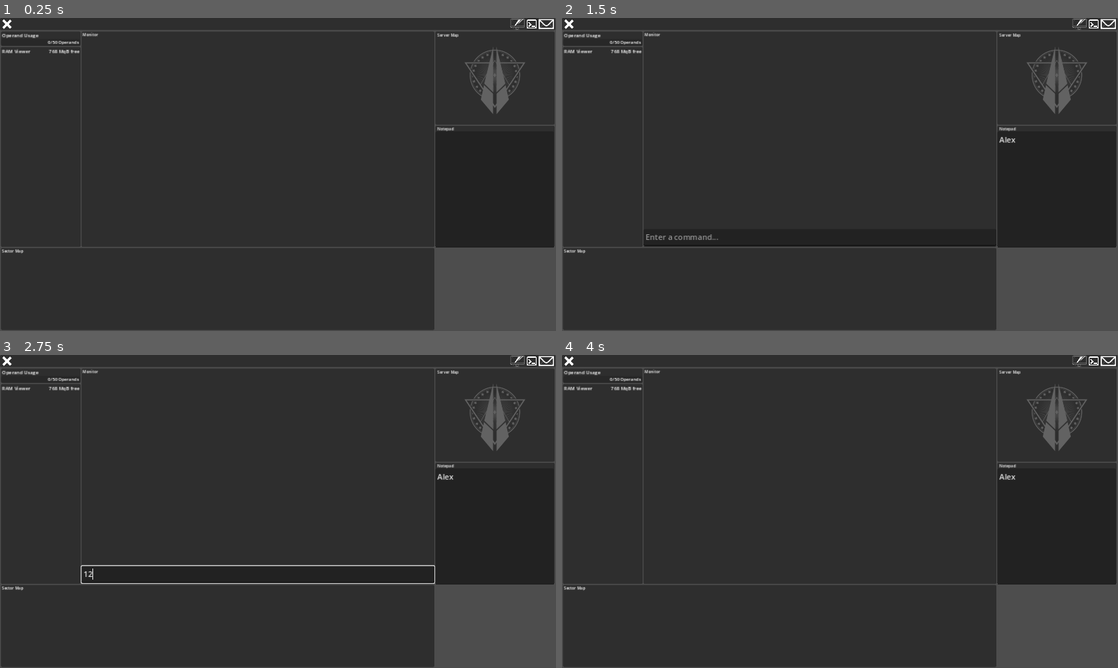
Above: before the commit, frames 1-4 (two rows, left to right).
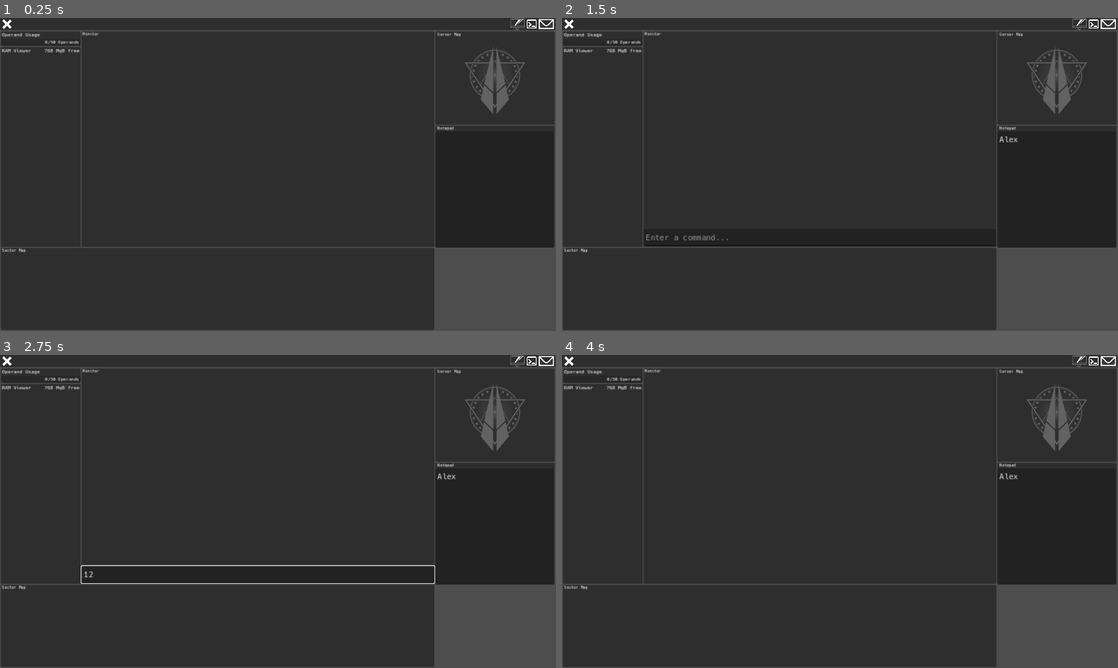
Above: after the commit, the same moments.

Repository: pivinx1/canon
Game: Godot game, scene res://scenes/game.tscn
Same seed, same stepped clock (60 frames per second), same inputs: the game is played once before the commit and once after it.
Inputs (mouse positions are in pixels of both pictures, inside the frame that each line leads up to):
- Up to frame 1 (0.25 s): no input
- Up to frame 2 (1.5 s): click (1056, 190) at 0.52 s; type "Alex" at 0.6 s; click (1095, 24) at 1.25 s
- Up to frame 3 (2.75 s): click (255, 574) at 2.02 s; type "12" at 2.1 s
- Up to frame 4 (4 s): click (1079, 361) at 2.75 s; click (1106, 361) at 3.5 s

The runs differ from the first frame. In frame 1, 0.3% of the frame differs, in the area x 0-83%, y 4-76%; in frame 2, 0.5%; in frame 3, 0.4%; in frame 4, 0.4%.

Commit message:
new font!

Diff:
--- a/prefab/connection.tscn
+++ b/prefab/connection.tscn
@@ -1,5 +1,6 @@
-[gd_scene load_steps=4 format=3 uid="uid://fumm2m33gxge"]
+[gd_scene load_steps=5 format=3 uid="uid://fumm2m33gxge"]
 
+[ext_resource type="Theme" uid="uid://yihqjdsgadyv" path="res://theme.tres" id="1_5ve1h"]
 [ext_resource type="Texture2D" uid="uid://c0se5epayojov" path="res://textures/agentIcons/placeholder.png" id="1_fec58"]
 [ext_resource type="Script" path="res://scripts/connection/connection.gd" id="1_yoqkt"]
 
@@ -15,6 +16,7 @@
 offset_bottom = -214.0
 grow_horizontal = 2
 grow_vertical = 2
+theme = ExtResource("1_5ve1h")
 script = ExtResource("1_yoqkt")
 addressField = NodePath("AgentAddress")
 hostnameField = NodePath("AgentHostname")
--- a/prefab/terminal.tscn
+++ b/prefab/terminal.tscn
@@ -1,6 +1,7 @@
-[gd_scene load_steps=3 format=3 uid="uid://d0mpgb5epdl6q"]
+[gd_scene load_steps=4 format=3 uid="uid://d0mpgb5epdl6q"]
 
 [ext_resource type="Script" path="res://scripts/terminal/terminal.gd" id="1_bxis3"]
+[ext_resource type="Theme" uid="uid://yihqjdsgadyv" path="res://theme.tres" id="1_wmp3o"]
 
 [sub_resource type="LabelSettings" id="LabelSettings_lnlvt"]
 font_size = 14
@@ -14,6 +15,7 @@
 offset_bottom = -214.0
 grow_horizontal = 2
 grow_vertical = 2
+theme = ExtResource("1_wmp3o")
 script = ExtResource("1_bxis3")
 entry_field = NodePath("EntryField")
 echo_box = NodePath("Echo")
--- a/scenes/game.tscn
+++ b/scenes/game.tscn
@@ -1,7 +1,8 @@
-[gd_scene load_steps=18 format=3 uid="uid://c7pdo7r01v0vm"]
+[gd_scene load_steps=19 format=3 uid="uid://c7pdo7r01v0vm"]
 
 [ext_resource type="Script" path="res://scripts/game.gd" id="1_2eukn"]
 [ext_resource type="Texture2D" uid="uid://8xvo1wyc50l6" path="res://textures/sanctifiers_logo.png" id="1_ax7cx"]
+[ext_resource type="Theme" uid="uid://yihqjdsgadyv" path="res://theme.tres" id="1_rotnm"]
 [ext_resource type="Script" path="res://scripts/Jukebox.gd" id="2_3awj7"]
 [ext_resource type="Script" path="res://scripts/Toolbar.gd" id="3_ywqmx"]
 [ext_resource type="Texture2D" uid="uid://b2l51tjioeu4t" path="res://textures/UIComponents/Cross.png" id="4_5bj53"]
@@ -42,6 +43,7 @@
 anchor_bottom = 1.0
 grow_horizontal = 2
 grow_vertical = 2
+theme = ExtResource("1_rotnm")
 script = ExtResource("1_2eukn")
 
 [node name="AudioStreamPlayer" type="AudioStreamPlayer" parent="."]
--- /dev/null
+++ b/theme.tres
@@ -0,0 +1,13 @@
+[gd_resource type="Theme" load_steps=2 format=3 uid="uid://yihqjdsgadyv"]
+
+[ext_resource type="FontFile" uid="uid://cp7i5ufwdfvsc" path="res://fonts/Hack-Regular.ttf" id="1_21xc5"]
+
+[resource]
+Button/fonts/font = ExtResource("1_21xc5")
+Label/fonts/font = ExtResource("1_21xc5")
+LineEdit/fonts/font = ExtResource("1_21xc5")
+ProgressBar/fonts/font = ExtResource("1_21xc5")
+TabBar/fonts/font = ExtResource("1_21xc5")
+TextEdit/fonts/font = ExtResource("1_21xc5")
+Tree/fonts/font = ExtResource("1_21xc5")
+Tree/fonts/title_button_font = ExtResource("1_21xc5")
Binary file added: fonts/Hack-Bold.ttf
Not shown, added: fonts/Hack-Bold.ttf.import
Binary file added: fonts/Hack-BoldItalic.ttf
Not shown, added: fonts/Hack-BoldItalic.ttf.import
Binary file added: fonts/Hack-Italic.ttf
Not shown, added: fonts/Hack-Italic.ttf.import
Binary file added: fonts/Hack-Regular.ttf
Not shown, added: fonts/Hack-Regular.ttf.import
